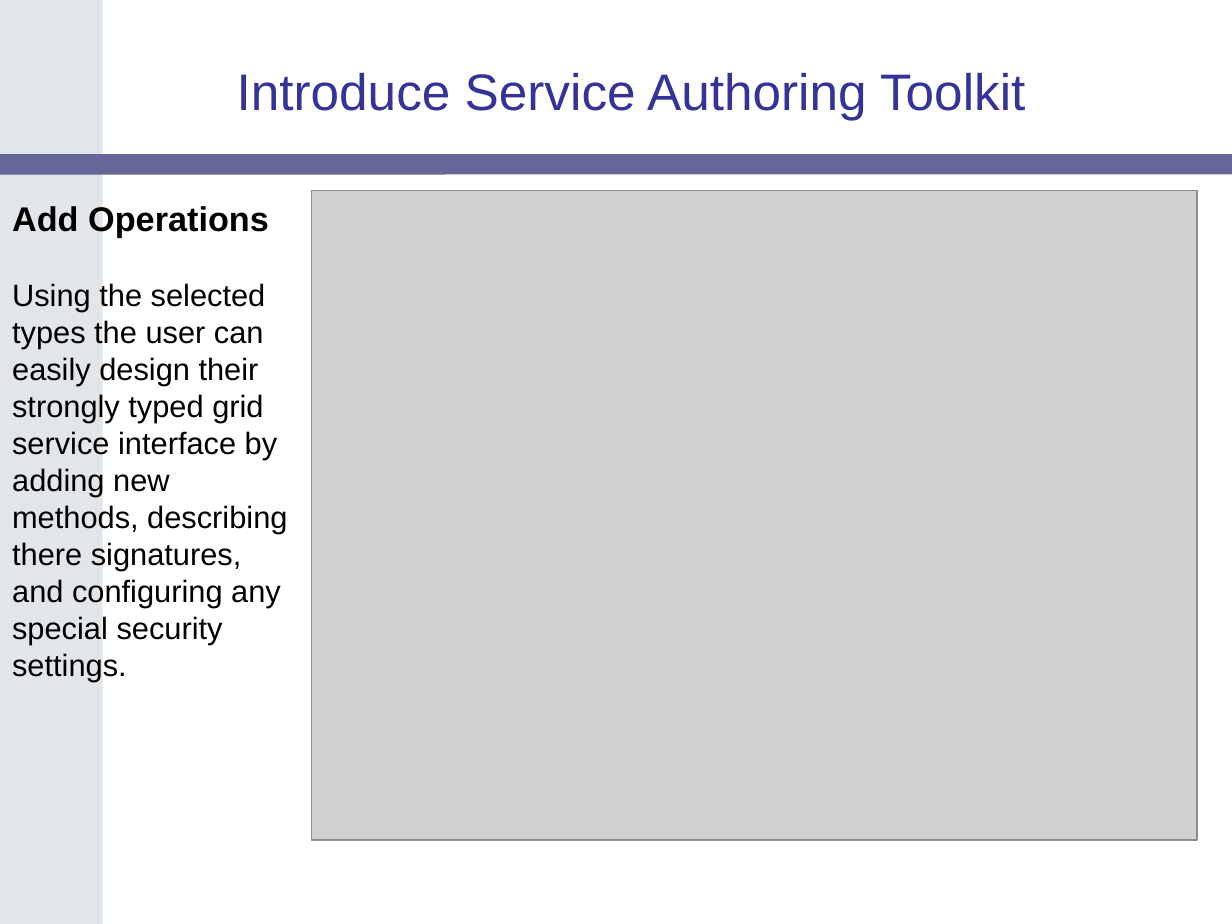
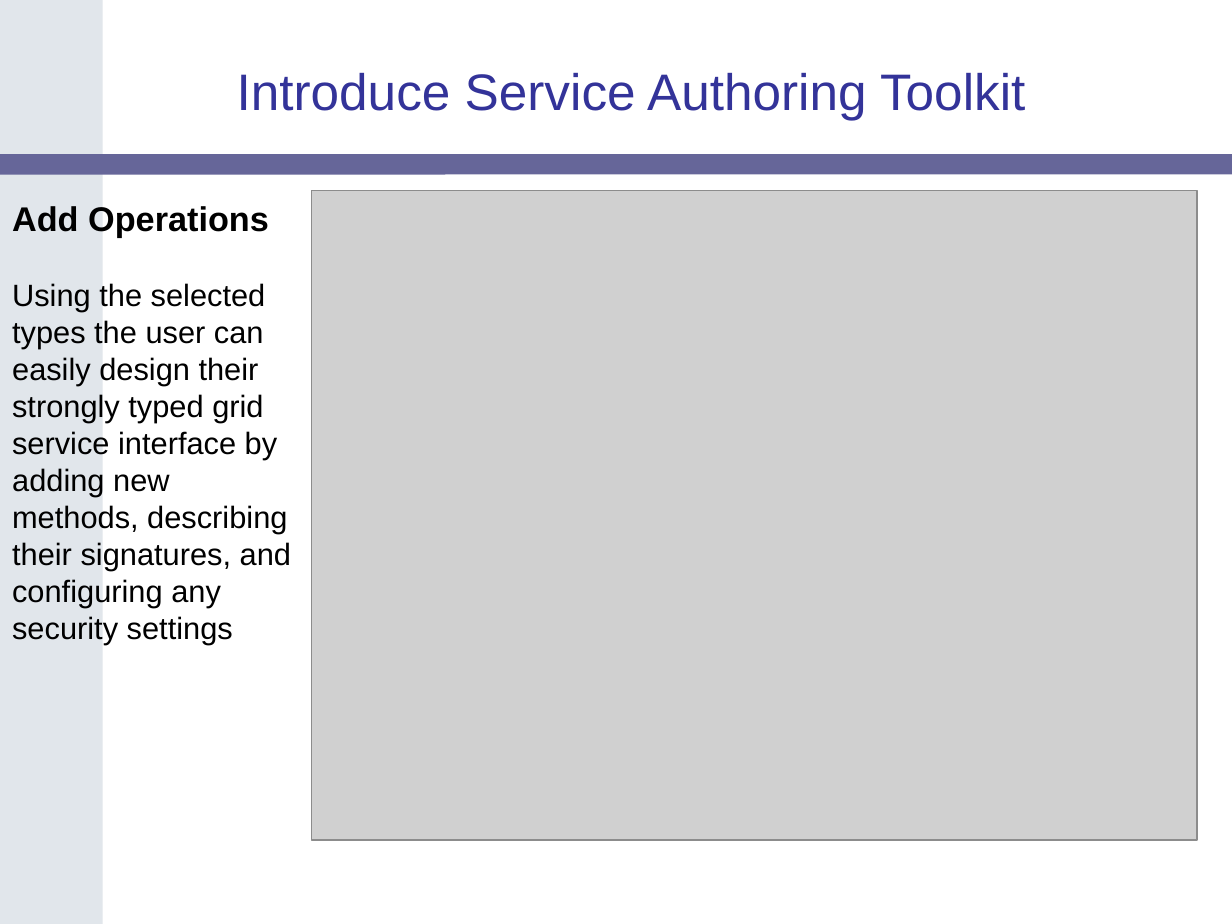
Before and after one commit to NCIP/cagrid-docs, a slide deck: slide 18 of presentations/200604_AnnualMeeting/caGrid-1.0-Demo.ppt. Drawn at 1232x924 pixels with LibreOffice and Linux fonts; fonts in the diff are those of the drawing; grey boxes stand for pictures; background and template pictures are left out. Boxes give left, top, right and bottom in pixels: in the first picture for what was removed or moved away, otherwise in the second. Text is boxed around its words. In the diff, an @@ line names an element or a change of style, - is before the commit and + after.

```diff
--- a/presentations/200604_AnnualMeeting/caGrid-1.0-Demo.ppt
+++ b/presentations/200604_AnnualMeeting/caGrid-1.0-Demo.ppt
@@ text at (12, 283, 291, 645): text changed @@
-Using the selected types the user can easily design their strongly typed grid service interface by adding new methods, describing there signatures, and configuring any special security settings.
+Using the selected types the user can easily design their strongly typed grid service interface by adding new methods, describing their signatures, and configuring any security settings
```
Also in this commit, not shown: 6 other slides changed.
